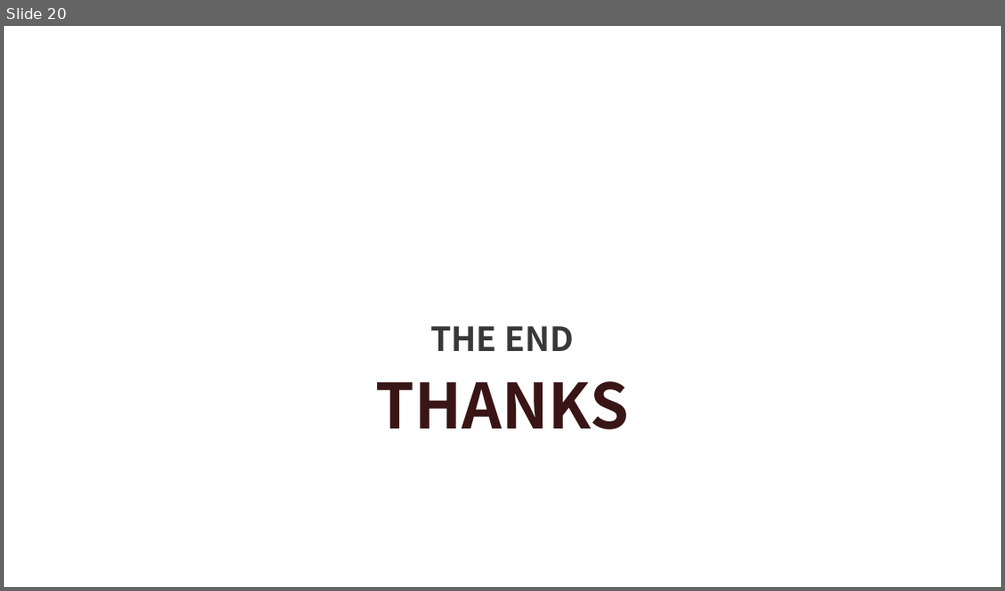
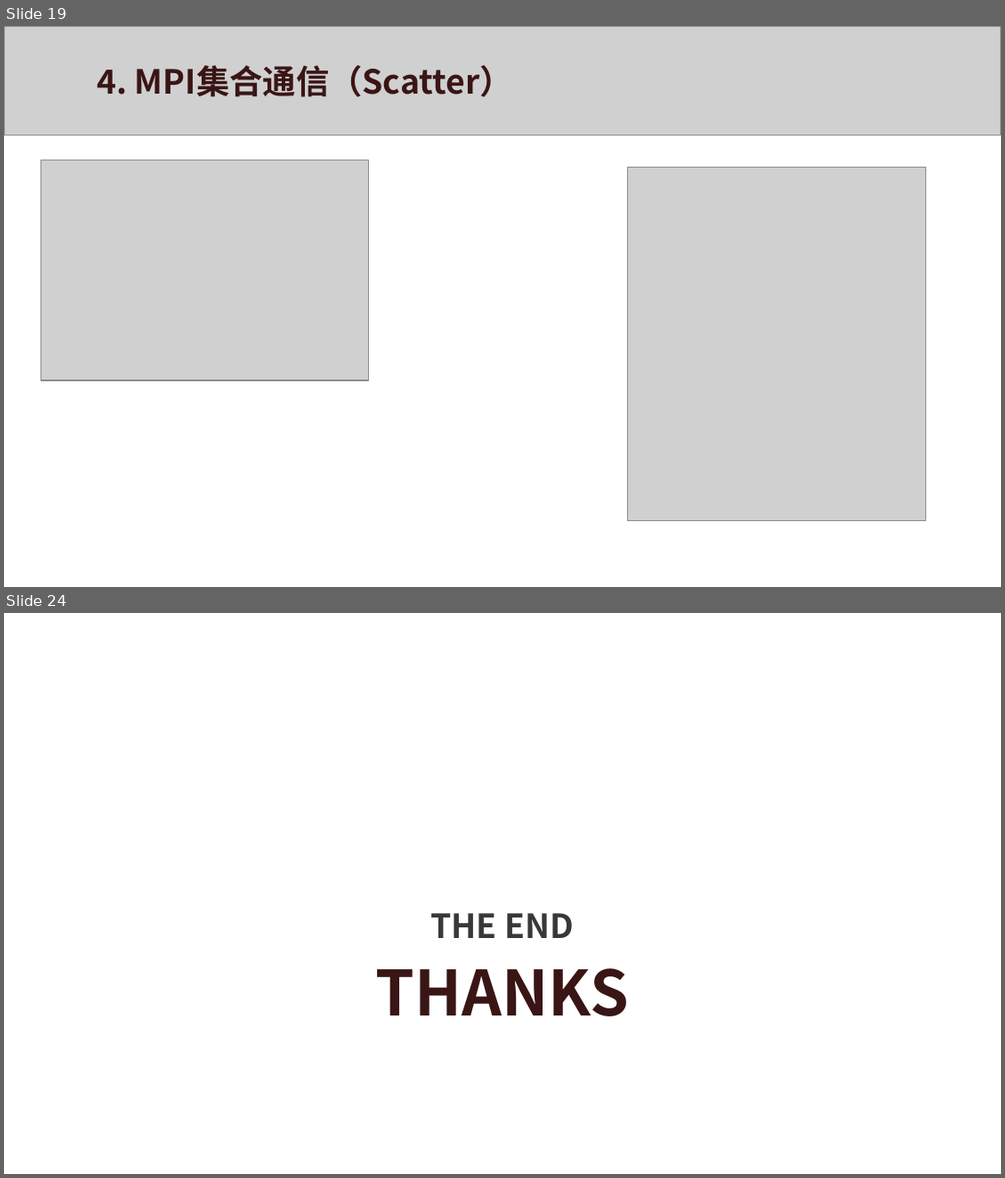
Before and after one commit to xws117/Bilibili-tutorial, a slide deck: MPI.pptx. Shown one above the other, each under a label of ours: slide 20 before the commit, slides 19 and 24 after it; the slides between them are not shown. The pictures are 1005x591 and 1005x1178 pixels, drawn with LibreOffice and Linux fonts; fonts in the diff are those of the drawing; grey boxes stand for pictures; background and template pictures are left out. Boxes give left, top, right and bottom in pixels: in the first picture for what was removed or moved away, otherwise in the second. Text is boxed around its words. In the diff, an @@ line names an element or a change of style, - is before the commit and + after.

```diff
--- a/MPI.pptx
+++ b/MPI.pptx
@@ slide 19 added at box(4, 26, 1001, 587), background #FFFFFF @@
@@ picture added at box(4, 26, 1001, 135) @@
@@ text added at box(97, 65, 513, 97), 24 pt, text #3A1515, bold @@
+4. MPI集合通信（Scatter）
@@ picture added at box(40, 160, 369, 380) @@
@@ picture added at box(627, 168, 925, 521) @@
@@ what was slide 20 is now slide 24 @@
```
Also in this commit, not shown: 4 slides changed, 10 other slides added, 7 slides removed.
